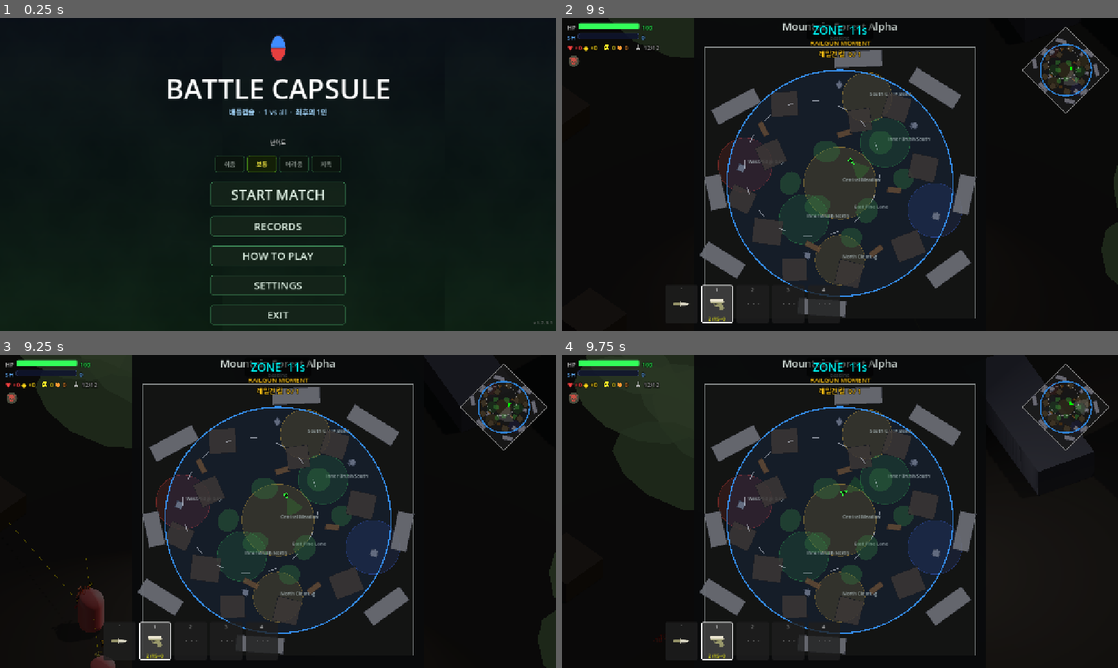
Above: before the commit, frames 1-4 (two rows, left to right).
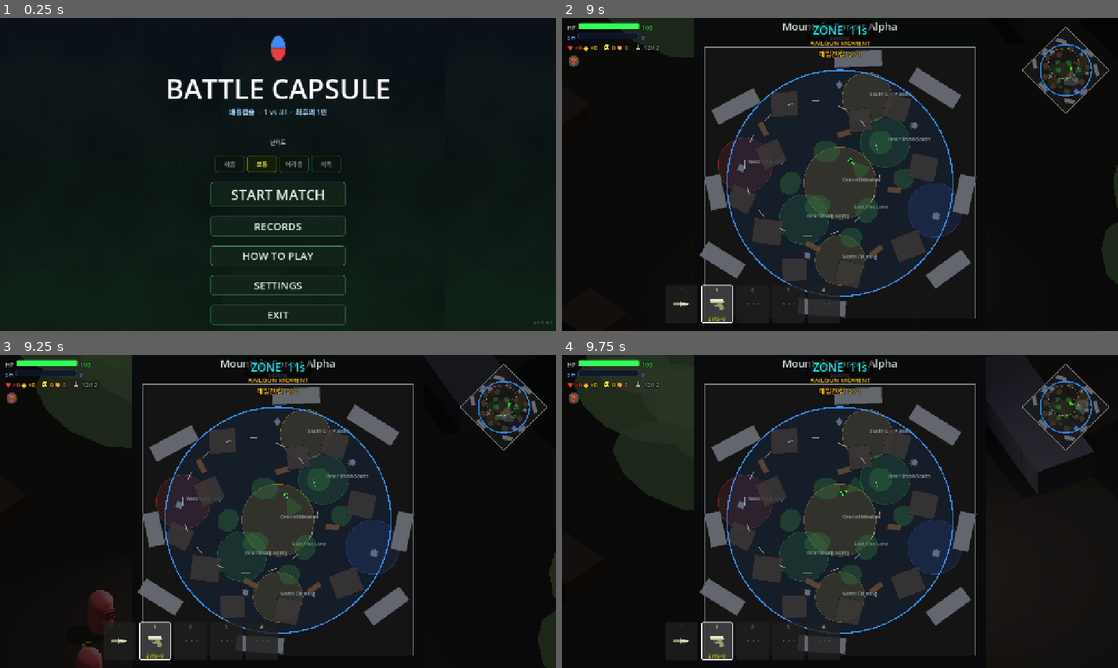
Above: after the commit, the same moments.

Repository: Kyulhee/battle-capsule
Game: Godot game, scene res://src/Main.tscn
Same seed, same stepped clock (60 frames per second), same inputs: the game is played once before the commit and once after it.
Inputs (mouse positions are in pixels of both pictures, inside the frame that each line leads up to):
- Up to frame 1 (0.25 s): no input
- Up to frame 2 (9 s): click "START MATCH" at 0.5 s; click "START MATCH" at 1.25 s; click "쉬움" at 2 s; click "보통" at 2.75 s; click "어려움" at 3.5 s; click "지옥" at 4.25 s; click "RECORDS" at 5 s; click "선택" at 5.75 s; tap Enter at 6.5 s; move the mouse to (962, 158) at 6.52 s; press the mouse at (962, 158) at 6.53 s; hold D (ui_right) 6.53-7.28 s; tap Space at 6.77, 7.52 s; move the mouse to (728, 190) at 7.27 s; release the mouse at (728, 190) at 7.28 s; hold S (ui_down) 7.28-8.03 s; tap Q (heal) at 7.35 s; move the mouse to (895, 105) at 8.02 s; hold D (ui_right) 8.03-8.78 s; tap F (interact) at 8.1 s; move the mouse to (812, 237) at 8.77 s; hold W (ui_up) from 8.78 s (still down); tap M at 8.85 s; click (812, 237) at 8.92 s
- Up to frame 3 (9.25 s): keep holding W (ui_up); tap Space at 9.02 s
- Up to frame 4 (9.75 s): move the mouse to (1006, 558) at 9.52 s; release W (ui_up) at 9.53 s; hold A (ui_left) from 9.53 s (still down); tap C at 9.6 s

Frames 1-2 are identical in both runs. In frame 3, 0.6% of the frame differs, in the area x 1-21%, y 53-100%; in frame 4, less than 0.1%.
Error in both runs: Left operand of 'is' is a previously freed instance. (res://src/entities/bot/Bot.gd:1277)

Commit message:
extend opening idle reaction window

Diff:
--- a/src/entities/bot/Bot.gd
+++ b/src/entities/bot/Bot.gd
@@ -19,7 +19,7 @@
 const SENSORY_FOOTSTEP_INTERVAL := 0.15
 const IDLE_LOOT_INTERRUPT_GRACE_SECONDS := 2.0
 const IDLE_LOOT_INTERRUPT_CLOSE_RANGE := 5.0
-const OPENING_IDLE_REACTION_GRACE_SECONDS := 3.0
+const OPENING_IDLE_REACTION_GRACE_SECONDS := 10.0
 const OPENING_IDLE_REACTION_CLOSE_RANGE := 2.0
 const OPENING_CLOSE_RANGE_REVEAL_GRACE_SECONDS := 7.0
 const OPENING_CLOSE_RANGE_HARD_BUMP_RANGE := 1.0
--- a/tools/verify_bot_opening_loot_rules.gd
+++ b/tools/verify_bot_opening_loot_rules.gd
@@ -136,10 +136,15 @@
 	if failure == "":
 		enemy.global_position = Vector3(3.0, 0.0, 0.0)
 		bot.set("_spawn_age", 3.1)
+		if not bot._should_defer_opening_idle_reaction(enemy):
+			failure = "Opening idle reaction should keep visible enemies outside close range deferred through the visual grace window."
+	if failure == "":
+		bot.set("_spawn_age", 10.1)
 		if bot._should_defer_opening_idle_reaction(enemy):
-			failure = "Opening idle reaction should not defer enemies outside close range after the spawn grace window."
+			failure = "Opening idle reaction should not defer enemies outside close range after the visual grace window."
 	if failure == "":
 		enemy.global_position = Vector3(1.8, 0.0, 0.0)
+		bot.set("_spawn_age", 3.1)
 		if not bot._should_defer_opening_idle_reaction(enemy):
 			failure = "Opening idle reaction should keep near-bump deferral after the wider idle grace expires."
 	if failure == "":
Not shown, changed: docs/DEVLOG.md
Not shown, changed: docs/HANDOFF.md
Not shown, changed: docs/MASTERPLAN.md
Not shown, changed: docs/TESTING.md
